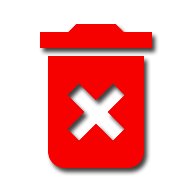
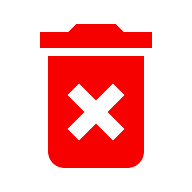
Revision of a layered 192 × 192 image; what changed, layer by layer:
pixels changed over bbox(39, 24, 159, 176) (layer not identified)
